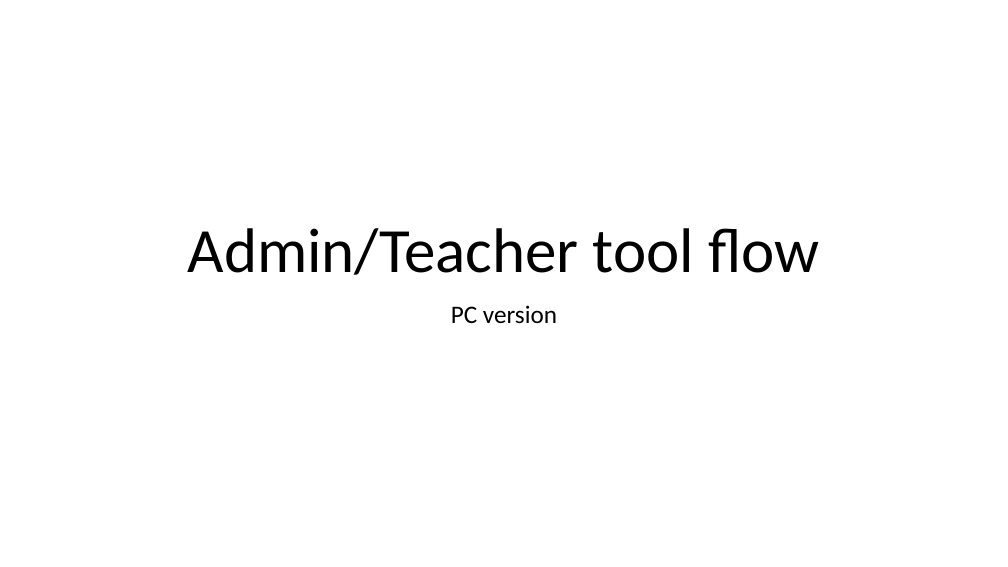
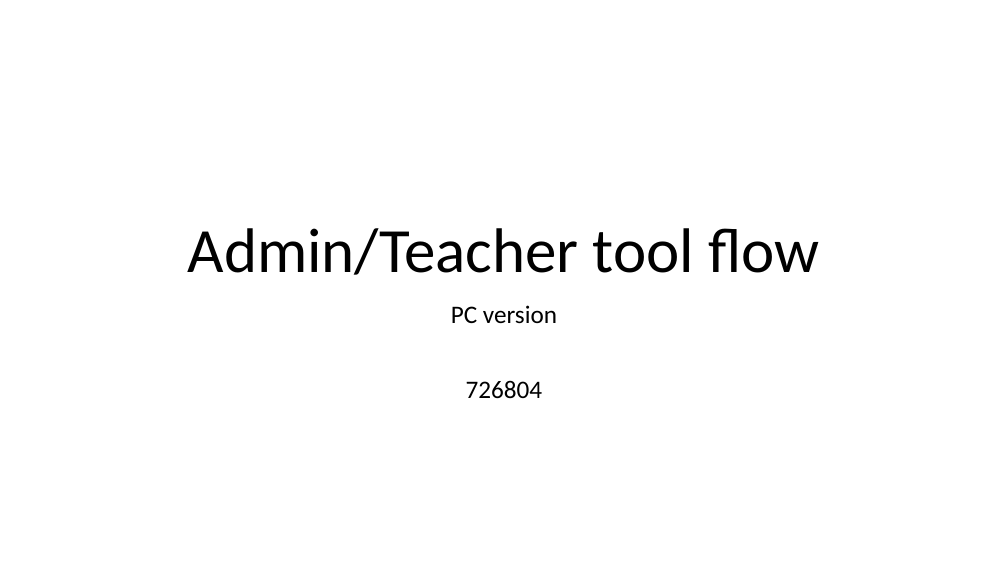
Before and after one commit to Wu-Fei/Parrot-Wireframe, a slide deck: slide 1 of Admin tool flow.pptx. Drawn at 1008x567 pixels with LibreOffice and Linux fonts; fonts in the diff are those of the drawing. Boxes give left, top, right and bottom in pixels: in the first picture for what was removed or moved away, otherwise in the second. Text is boxed around its words. In the diff, an @@ line names an element or a change of style, - is before the commit and + after.

Commit message:
update for Admin flow and wireframe

```diff
--- a/Admin tool flow.pptx
+++ b/Admin tool flow.pptx
@@ subtitle at (466,380,543,399): paragraph added @@
+726804
```
Also in this commit, not shown: 3 other slides changed, 2 slides added, 2 slides removed, 2 other files.
